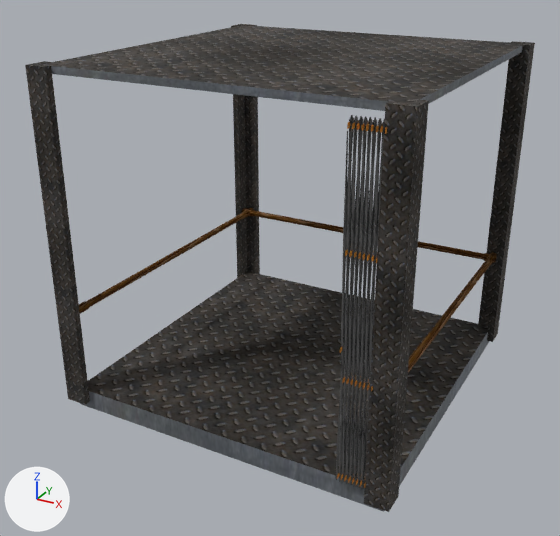
Before and after pictures for a commit that changed the FBX model data/model/other/fbx/Elevator.fbx.
Before and after are seen from a 50 mm lens placed at (3.87, -7.54, 5.03), pointed at (-0.12, -0.29, 1.4). Lighting does not change. The marker at lower left points along +X, +Y and +Z. Where no turn or scale is listed for an object, it has been applied to the vertices.

Objects in the first picture: 'Base.002', 'Base.014'.
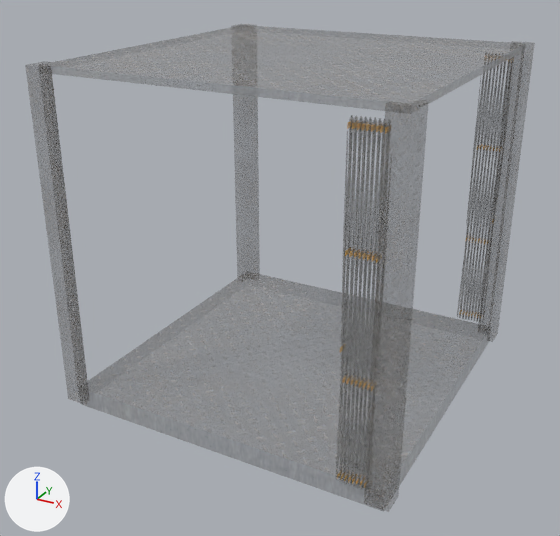
What the commit changed:
Picture 'Elevator.png' (img_elevator_png) is now built by load_image('Elevator.png', '../texture/Elevator.png', 2048, 2048, 'Non-Color') instead of load_image('Elevator.png', '../texture/Elevator.png', 2048, 2048, 'sRGB').
Material 'Material #0.001' (mat_material__0_001) is new.
Uses the picture img_elevator_png.
Material 'Material #0.002' (mat_material__0_002) is new.
Uses the picture img_elevator_png.
me_メッシュ_002 is used by ob_base_002; location (0.0, 0.0, 0.0).
me_メッシュ_002 had 342 vertices, 346 faces and spanned x -1.99..1.99, y -2.0..1.99, z -0.1..3.81.
me_メッシュ_002 now has 96 vertices, 76 faces and spans x -1.99..1.99, y -2.0..1.99, z -0.1..3.81.
me_メッシュ_002 part 1: the loose piece of 82 vertices spanning x 1.77..1.87, y -1.92..1.91, z 1.09..1.19 is deleted.
me_メッシュ_002 part 2: the loose piece of 82 vertices spanning x -1.86..-1.76, y -1.92..1.91, z 1.09..1.19 is deleted.
me_メッシュ_002 part 3: the loose piece of 82 vertices spanning x -1.91..1.92, y 1.77..1.87, z 1.09..1.19 is deleted.
me_メッシュ_002 part 4: 76 faces spanning x -1.99..1.99, y -2.0..1.99, z -0.1..3.81 switch from mat_material__0 (picture img_elevator_png) to mat_material__0_001.
Mesh me_メッシュ_010 is new.
It has 2436 vertices, 2284 faces and spans x -0.19..0.19, y -2.02..2.02, z 0.12..3.68.
Faces by material slot: [1142, 1142].
It uses material mat_material__0_001.
It uses material mat_material__0_002.
Object 'Base.014' (ob_base_014) is deleted.
Object 'Base.001' (ob_base_001) is new; it shows me_メッシュ_010.
Its location is (1.6, 0.0, 0.0).

Boxes [x1, y1, x2, y2] around the edits, measured in the pictures (560 x 536 px):
'Base.002', surface changed, reshaped: before [25, 24, 535, 512]; after [27, 25, 534, 512]
'Base.014', deleted (black): before [336, 115, 387, 490]
'Base.001', added: after [336, 52, 514, 489]
    faces in mat_material__0_001: [336, 116, 392, 489]
    faces in mat_material__0_002: [458, 52, 514, 322]
part 1 of me_メッシュ_002, deleted (brown): before [408, 252, 497, 373]
part 2 of me_メッシュ_002, deleted (brown): before [79, 208, 254, 314]
part 3 of me_メッシュ_002, deleted (brown): before [242, 208, 497, 263]
part 4 of me_メッシュ_002, recoloured: before [25, 24, 535, 512]; after [27, 25, 534, 512]
